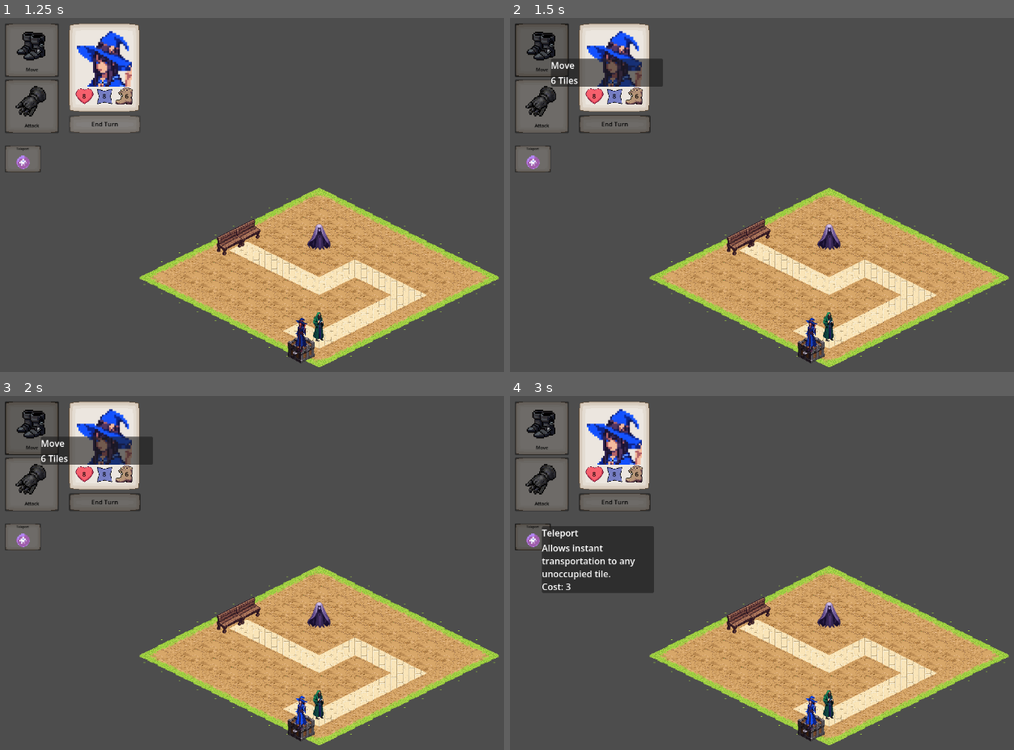
Above: before the commit, frames 1-4 (two rows, left to right).
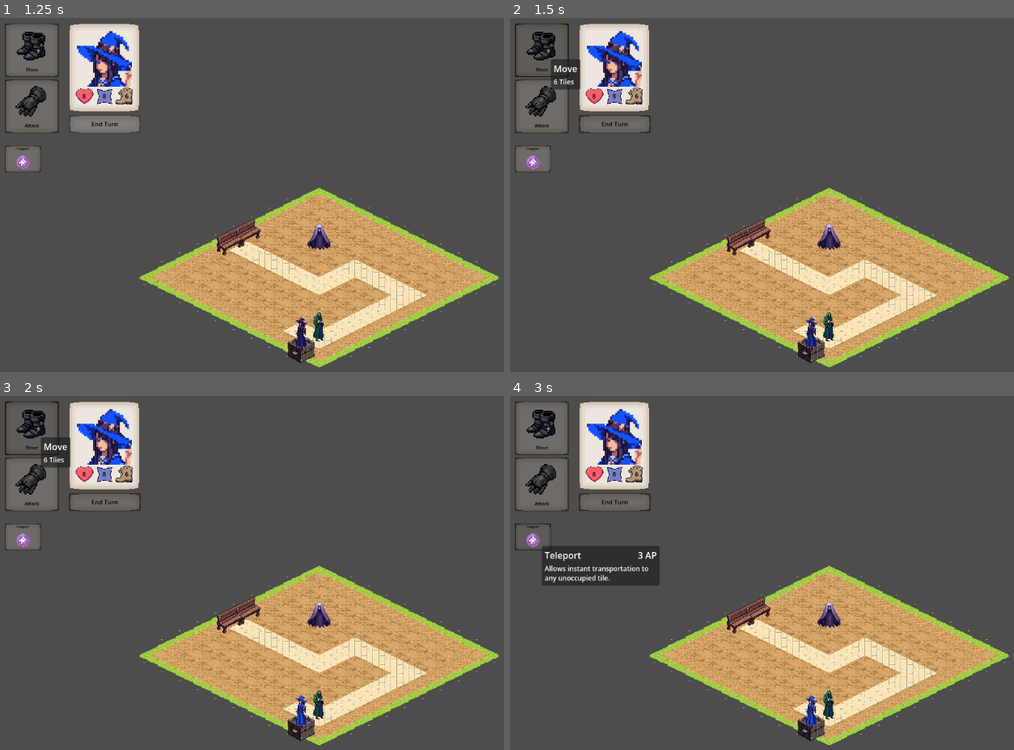
Above: after the commit, the same moments.

Repository: thesackofeyes/Spooks
Game: Godot game, scene res://Scenes/main.tscn
Same seed, same stepped clock (60 frames per second), same inputs: the game is played once before the commit and once after it.
Inputs:
- Up to frame 1 (1.25 s): click "End Turn" at 0.5 s
- Up to frame 2 (1.5 s): click "Move" at 1.25 s
- Up to frame 3 (2 s): no input
- Up to frame 4 (3 s): click "Attack" at 2 s; click "Teleport" at 2.75 s

Frame 1 is identical in both runs. In frame 2, 1.4% of the frame differs, in the area x 8-31%, y 11-21%; in frame 3, 1.4%; in frame 4, 2.6%, in the area x 6-30%, y 36-56%.

Commit message:
Update tooltips visuals/layout

Diff:
--- a/Scenes/tooltip.tscn
+++ b/Scenes/tooltip.tscn
@@ -3,48 +3,49 @@
 [ext_resource type="Script" uid="uid://ccxmarb7db02t" path="res://Scripts/tooltip.gd" id="1_ogi1g"]
 
 [node name="Tooltip" type="Control" unique_id=1202108485]
-custom_minimum_size = Vector2(200, 48)
 layout_mode = 3
-anchors_preset = 8
-anchor_left = 0.5
-anchor_top = 0.5
-anchor_right = 0.5
-anchor_bottom = 0.5
-offset_left = -100.0
-offset_top = -100.0
-offset_right = 100.0
-offset_bottom = -52.0
-grow_horizontal = 2
-grow_vertical = 2
-size_flags_horizontal = 4
-size_flags_vertical = 4
+anchors_preset = 0
 script = ExtResource("1_ogi1g")
 
 [node name="PanelContainer" type="PanelContainer" parent="." unique_id=872509400]
-layout_mode = 1
-anchors_preset = 15
-anchor_right = 1.0
-anchor_bottom = 1.0
-grow_horizontal = 2
-grow_vertical = 2
+layout_mode = 0
 
-[node name="HBoxContainer" type="HBoxContainer" parent="PanelContainer" unique_id=771420792]
+[node name="MarginContainer" type="MarginContainer" parent="PanelContainer" unique_id=1583920417]
 layout_mode = 2
+theme_override_constants/margin_left = 5
+theme_override_constants/margin_top = 5
+theme_override_constants/margin_right = 5
+theme_override_constants/margin_bottom = 5
 
-[node name="Icon" type="TextureRect" parent="PanelContainer/HBoxContainer" unique_id=1092470891]
+[node name="HBoxContainer" type="HBoxContainer" parent="PanelContainer/MarginContainer" unique_id=771420792]
+layout_mode = 2
+size_flags_horizontal = 8
+size_flags_vertical = 0
+
+[node name="Icon" type="TextureRect" parent="PanelContainer/MarginContainer/HBoxContainer" unique_id=1092470891]
 custom_minimum_size = Vector2(32, 32)
 layout_mode = 2
 expand_mode = 1
 stretch_mode = 5
 
-[node name="VBoxContainer" type="VBoxContainer" parent="PanelContainer" unique_id=637878695]
+[node name="VBoxContainer" type="VBoxContainer" parent="PanelContainer/MarginContainer" unique_id=637878695]
 layout_mode = 2
 
-[node name="Title" type="Label" parent="PanelContainer/VBoxContainer" unique_id=858611394]
-custom_minimum_size = Vector2(200, 23)
+[node name="HBoxContainer" type="HBoxContainer" parent="PanelContainer/MarginContainer/VBoxContainer" unique_id=1428604237]
+layout_mode = 2
+theme_override_constants/separation = 9
+
+[node name="Title" type="Label" parent="PanelContainer/MarginContainer/VBoxContainer/HBoxContainer" unique_id=858611394]
 layout_mode = 2
 
-[node name="Body" type="RichTextLabel" parent="PanelContainer/VBoxContainer" unique_id=397769620]
-custom_minimum_size = Vector2(200, 23)
+[node name="Body" type="RichTextLabel" parent="PanelContainer/MarginContainer/VBoxContainer/HBoxContainer" unique_id=397769620]
 layout_mode = 2
+size_flags_horizontal = 10
 fit_content = true
+autowrap_mode = 0
+
+[node name="BodySmall" type="RichTextLabel" parent="PanelContainer/MarginContainer/VBoxContainer" unique_id=718655988]
+layout_mode = 2
+theme_override_font_sizes/normal_font_size = 12
+bbcode_enabled = true
+fit_content = true
--- a/Scripts/Abilities/ability_effect.gd
+++ b/Scripts/Abilities/ability_effect.gd
@@ -42,7 +42,10 @@
 
 # Tooltip body for this action's button. Title is the ability name
 func get_tooltip_body() -> String:
-	return ability.description + "\nCost: " + str(get_cost())
+	return ability.description
+
+func get_tooltip_cost() -> String:
+	return str(get_cost()) + " AP" if get_cost() > 0 else ""
 
 # Grid cells to highlight while hovering a target, already capped to range. [] for none
 func get_preview_cells(_target: Vector2i) -> Array:
--- a/Scripts/Abilities/widdershins_strike.gd
+++ b/Scripts/Abilities/widdershins_strike.gd
@@ -31,7 +31,7 @@
 # The basic attack's tooltip omits cost, and its range would read as 1 despite the dash
 func get_tooltip_body() -> String:
 	return ability.description + "\nDamage: " + str(get_damage()) \
-		+ "\nReach: " + str(MAX_DASH + 1) + " tiles\nCost: " + str(get_cost())
+		+ "\nReach: " + str(MAX_DASH + 1) + " tiles"
 
 func get_preview_cells(target: Vector2i) -> Array:
 	var route = get_route(target)
--- a/Scripts/button.gd
+++ b/Scripts/button.gd
@@ -60,12 +60,12 @@
 func get_tooltip_content() -> Array:
 	if ability == null or unit == null:
 		return []
-	return [ability.name, AbilityEffect.create_for_tooltip(ability, unit).get_tooltip_body()]
+	return [ability.name, AbilityEffect.create_for_tooltip(ability, unit).get_tooltip_cost(), AbilityEffect.create_for_tooltip(ability, unit).get_tooltip_body()]
 
 func _on_mouse_entered() -> void:
 	var content = get_tooltip_content()
 	if not content.is_empty():
-		TooltipManager.show_tooltip(content[0], content[1])
+		TooltipManager.show_tooltip(content[0], content[1], content[2])
 
 func _on_mouse_exited() -> void:
 	TooltipManager.hide_tooltip()
--- a/Scripts/combat.gd
+++ b/Scripts/combat.gd
@@ -137,8 +137,9 @@
 		TooltipManager.hide_tooltip()
 
 func show_unit_info(unit) -> void:
-	var unit_body = "HP: %d/%d\n%s" % [unit.current_hp, unit.data.base_hp, unit.data.flavour_text]
-	TooltipManager.show_tooltip(unit.get_display_name(), unit_body)
+	var unit_bodyA = "HP: %d/%d" % [unit.current_hp, unit.data.base_hp]
+	var unit_bodyB = "%s" % [unit.data.flavour_text]
+	TooltipManager.show_tooltip(unit.get_display_name(), unit_bodyA, unit_bodyB)
 
 # Colours the hover tile and preview from the selected action:
 # its own colour when the hovered target is valid, red when it isn't
--- a/Scripts/tooltip.gd
+++ b/Scripts/tooltip.gd
@@ -1,14 +1,34 @@
 extends Control
 
-@onready var title_label = $PanelContainer/VBoxContainer/Title
-@onready var body_label = $PanelContainer/VBoxContainer/Body
-@onready var image_texture = $PanelContainer/HBoxContainer/Icon
+@onready var title_label = $PanelContainer/MarginContainer/VBoxContainer/HBoxContainer/Title
+@onready var bodyA_label = $PanelContainer/MarginContainer/VBoxContainer/HBoxContainer/Body
+@onready var bodyB_label = $PanelContainer/MarginContainer/VBoxContainer/BodySmall
+@onready var image_texture = $PanelContainer/MarginContainer/HBoxContainer/Icon
 
-func set_content(title: String, body: String, image: Texture2D = null) -> void:
+# bodyB fits its text up to this width, then wraps
+const BODY_B_MAX_WIDTH := 200.0
+
+func set_content(title: String, bodyA: String, bodyB: String, image: Texture2D = null) -> void:
+	title_label.visible = title != ""
+	bodyA_label.visible = bodyA != ""
+	bodyB_label.visible = bodyB != ""
+	image_texture.visible = image != null
+
 	title_label.text = title
-	body_label.text = body
-	image_texture.visible = image != null
+	bodyA_label.text = bodyA
+	bodyB_label.text = bodyB
 	image_texture.texture = image
+	_fit_body_b_width()
+
+# RichTextLabel can't size to its text while wrapping, so wrap only when the text
+# is too wide, and fix the width at the max in that case
+func _fit_body_b_width() -> void:
+	var font = bodyB_label.get_theme_font("normal_font")
+	var font_size = bodyB_label.get_theme_font_size("normal_font_size")
+	var text_width = font.get_multiline_string_size(bodyB_label.get_parsed_text(), HORIZONTAL_ALIGNMENT_LEFT, -1, font_size).x
+	var fits = text_width <= BODY_B_MAX_WIDTH
+	bodyB_label.autowrap_mode = TextServer.AUTOWRAP_OFF if fits else TextServer.AUTOWRAP_WORD_SMART
+	bodyB_label.custom_minimum_size.x = 0.0 if fits else BODY_B_MAX_WIDTH
 
 func show_at_position(pos: Vector2) -> void:
 	position = pos
--- a/Scripts/tooltip_manager.gd
+++ b/Scripts/tooltip_manager.gd
@@ -16,8 +16,8 @@
 	if tooltip_instance.visible:
 		tooltip_instance.set_global_position(_get_tooltip_position())
 
-func show_tooltip(title: String, body: String, image: Texture2D = null):
-	tooltip_instance.set_content(title, body, image)
+func show_tooltip(title: String, bodyA: String, bodyB: String = "", image: Texture2D = null):
+	tooltip_instance.set_content(title, bodyA, bodyB, image)
 	# Same position as _process uses, so it doesn't jump on the next frame
 	tooltip_instance.show_at_position(_get_tooltip_position())
 
